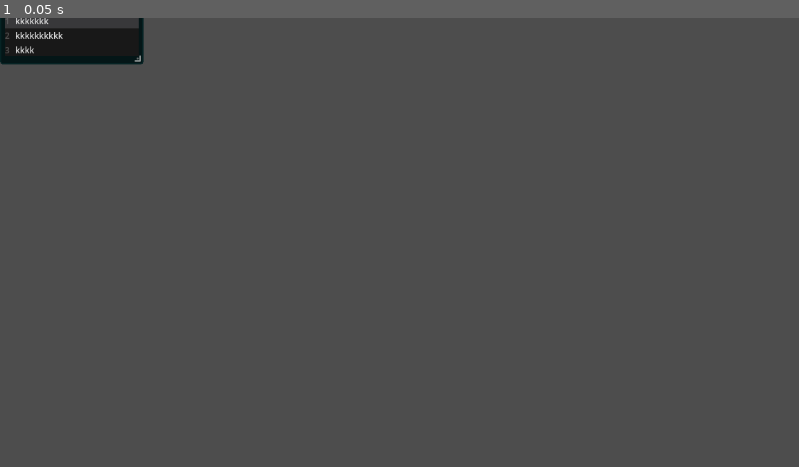
Above: before the commit, frame 1.
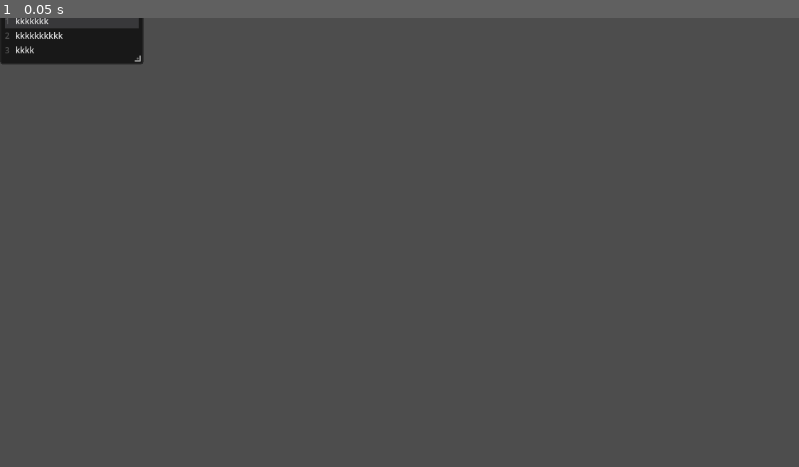
Above: after the commit, the same moment.

Repository: MarageDev/NonLinearCodeEditor-Prototype
Game: Godot game, scene res://Node/SingleCodeNode/SingleCodeNode.tscn
The game is run twice, just before and just after one commit, with the same random seed, the same clock (stepped at 60 frames per second) and the same inputs. This scene is started directly instead of the project's main scene. The engine's default icon, where the game draws it, is replaced by a stand-in: a white triangle on a blue panel in a dark square.
Inputs:
- Up to frame 1 (0.05 s): no input

The runs differ from the first frame. In frame 1, less than 0.1% of the frame differs, in the area x 0-18%, y 0-11%.

Commit message:
Reworking some of the UI

Diff:
--- a/nlce-prototype/Node/SingleCodeNode/RenameNode/rename_node.gd
+++ b/nlce-prototype/Node/SingleCodeNode/RenameNode/rename_node.gd
@@ -4,6 +4,7 @@
 signal text_submitted(new_text)
 var followed_node:Control
 var following_offset:Vector2
+
 func _process(delta: float) -> void:
 	position = followed_node.global_position + following_offset
 
--- a/nlce-prototype/Node/SingleCodeNode/RenameNode/rename_node.tscn
+++ b/nlce-prototype/Node/SingleCodeNode/RenameNode/rename_node.tscn
@@ -31,6 +31,7 @@
 anchor_bottom = 1.0
 grow_horizontal = 2
 grow_vertical = 2
+theme_type_variation = &"LineEditShadow"
 placeholder_text = "New node title"
 
 [connection signal="focus_exited" from="Panel/LineEdit" to="." method="_on_line_edit_focus_exited"]
--- a/nlce-prototype/Node/SingleCodeNode/single_code_node_script.gd
+++ b/nlce-prototype/Node/SingleCodeNode/single_code_node_script.gd
@@ -17,7 +17,7 @@
 	if node_content and code_edit : code_edit.text = node_content
 
 	setup_custom_titlebar(self)
-	set_graphnode_color(Color(randf(),randf(),randf()))
+	#set_graphnode_color(Color(randf(),randf(),randf()))
 func _on_resize_request(new_size: Vector2) -> void:
 	code_edit.scroll_fit_content_height = false
 	code_edit.scroll_fit_content_width = false
--- a/nlce-prototype/Node/Workspace.gd
+++ b/nlce-prototype/Node/Workspace.gd
@@ -86,3 +86,20 @@
 	dynamic_frame.title = "Group " + str(randi_range(0, 999))
 	dynamic_frame.set_framed_nodes(framed_nodes)
 	graph_edit.add_child(dynamic_frame)
+
+
+func _unhandled_input(event):
+	if event is InputEventKey and event.pressed and event.keycode == KEY_C:
+		_handle_color_change()
+
+func _handle_color_change():
+	var selected_nodes:Array = []
+	for i in graph_edit.get_children():
+			if i is GraphCodeNode or i is RectGraphFrame :
+				if i.selected:
+					selected_nodes.append(i)
+
+	var newColorWheel:ColorWheel = preload("res://UI_Elements/ColorWheel/ColorWheel.tscn").instantiate()
+
+	newColorWheel.global_position = get_global_mouse_position() + Vector2(-1.,-1.)*newColorWheel.size/2.
+	add_child(newColorWheel)
--- /dev/null
+++ b/nlce-prototype/UI_Elements/ColorWheel/ColorWheel.tscn
@@ -0,0 +1,74 @@
+[gd_scene load_steps=4 format=3 uid="uid://cvehx0fqmntqy"]
+
+[ext_resource type="Script" uid="uid://d8b28bsgutxf" path="res://UI_Elements/ColorWheel/color_wheel.gd" id="1_mkynd"]
+[ext_resource type="PackedScene" uid="uid://dxnbecqfqiq0t" path="res://color_wheel.tscn" id="2_bqsq1"]
+
+[sub_resource type="StyleBoxFlat" id="StyleBoxFlat_vr0k6"]
+bg_color = Color(0.141176, 0.141176, 0.141176, 1)
+border_width_left = 2
+border_width_top = 2
+border_width_right = 2
+border_width_bottom = 2
+border_color = Color(0.262745, 0.262745, 0.262745, 1)
+corner_radius_top_left = 5
+corner_radius_top_right = 5
+corner_radius_bottom_right = 5
+corner_radius_bottom_left = 5
+shadow_color = Color(0, 0, 0, 0.392157)
+shadow_size = 15
+shadow_offset = Vector2(0, 5)
+
+[node name="ColorWheelNode" type="Control"]
+custom_minimum_size = Vector2(205, 300)
+layout_mode = 3
+anchors_preset = 0
+offset_right = 205.0
+offset_bottom = 265.0
+script = ExtResource("1_mkynd")
+
+[node name="Panel" type="Panel" parent="."]
+layout_mode = 1
+anchors_preset = 15
+anchor_right = 1.0
+anchor_bottom = 1.0
+grow_horizontal = 2
+grow_vertical = 2
+theme_override_styles/panel = SubResource("StyleBoxFlat_vr0k6")
+
+[node name="MarginContainer" type="MarginContainer" parent="Panel"]
+layout_mode = 1
+anchors_preset = 15
+anchor_right = 1.0
+anchor_bottom = 1.0
+grow_horizontal = 2
+grow_vertical = 2
+theme_override_constants/margin_left = 5
+theme_override_constants/margin_top = 5
+theme_override_constants/margin_right = 5
+theme_override_constants/margin_bottom = 5
+
+[node name="VBoxContainer" type="VBoxContainer" parent="Panel/MarginContainer"]
+layout_mode = 2
+
+[node name="ColorWheel" parent="Panel/MarginContainer/VBoxContainer" instance=ExtResource("2_bqsq1")]
+layout_mode = 2
+
+[node name="ScrollContainer" type="ScrollContainer" parent="Panel/MarginContainer/VBoxContainer"]
+layout_mode = 2
+size_flags_vertical = 3
+
+[node name="HFlowContainer" type="HFlowContainer" parent="Panel/MarginContainer/VBoxContainer/ScrollContainer"]
+layout_mode = 2
+size_flags_horizontal = 3
+size_flags_vertical = 3
+last_wrap_alignment = 1
+
+[node name="Button" type="Button" parent="Panel/MarginContainer/VBoxContainer/ScrollContainer/HFlowContainer"]
+custom_minimum_size = Vector2(40, 40)
+layout_mode = 2
+text = "+"
+
+[node name="Button" type="Button" parent="Panel/MarginContainer/VBoxContainer"]
+layout_mode = 2
+theme_type_variation = &"CustomMenuButton"
+text = "Use Color"
--- /dev/null
+++ b/nlce-prototype/UI_Elements/ColorWheel/color_wheel.gd
@@ -0,0 +1,12 @@
+extends Control
+class_name ColorWheel
+@onready var color_wheel: ColorPicker = $Panel/VBoxContainer/MarginContainer/ColorWheel
+
+signal color_changed(new_color)
+
+func _ready() -> void:
+	top_level = true
+
+
+func _on_color_wheel_color_changed(color: Color) -> void:
+	emit_signal("color_changed",color)
--- a/nlce-prototype/UI_Elements/SimpleRectFrame/rect_frame.gd
+++ b/nlce-prototype/UI_Elements/SimpleRectFrame/rect_frame.gd
@@ -92,3 +92,7 @@
 
 func _remove_frame():
 	queue_free()
+
+func set_frame_color(color:Color):
+	tint_color_enabled = true
+	tint_color = Color(color.r,color.g,color.b,120./255.)
--- a/nlce-prototype/UI_Elements/titlebar/titlebar.tscn
+++ b/nlce-prototype/UI_Elements/titlebar/titlebar.tscn
@@ -117,16 +117,19 @@
 [node name="Minimize" type="Button" parent="MarginContainer/HBoxContainer/HBoxContainer2"]
 layout_mode = 2
 size_flags_horizontal = 3
+theme_type_variation = &"StraightCornerButton"
 text = "–"
 
 [node name="Maximize" type="Button" parent="MarginContainer/HBoxContainer/HBoxContainer2"]
 layout_mode = 2
 size_flags_horizontal = 3
+theme_type_variation = &"StraightCornerButton"
 text = "◻"
 
 [node name="Close" type="Button" parent="MarginContainer/HBoxContainer/HBoxContainer2"]
 layout_mode = 2
 size_flags_horizontal = 3
+theme_type_variation = &"StraightCornerButton"
 theme_override_styles/hover = SubResource("StyleBoxFlat_j21xr")
 theme_override_styles/pressed = SubResource("StyleBoxFlat_w2t0d")
 text = "×"
--- /dev/null
+++ b/nlce-prototype/aaaaaaaaaaaa.tscn
@@ -0,0 +1,8 @@
+[gd_scene load_steps=2 format=3 uid="uid://cxfser54s53i"]
+
+[ext_resource type="PackedScene" uid="uid://dsh3gmbxrbjeo" path="res://Node/SingleCodeNode/CustomGraphNodeTitlebar/CustomGraphNodeTitlebar.tscn" id="1_m3pxm"]
+
+[node name="Aaaaaaaaaaaa" type="ColorPicker"]
+
+[node name="CustomGraphNodeTitlebar" parent="." instance=ExtResource("1_m3pxm")]
+layout_mode = 2
--- /dev/null
+++ b/nlce-prototype/color_wheel.tscn
@@ -0,0 +1,10 @@
+[gd_scene format=3 uid="uid://dxnbecqfqiq0t"]
+
+[node name="ColorWheel" type="ColorPicker"]
+color = Color(0.354817, 0.523894, 5.77569e-07, 1)
+edit_alpha = false
+picker_shape = 1
+color_modes_visible = false
+sliders_visible = false
+hex_visible = false
+presets_visible = false
--- /dev/null
+++ b/nlce-prototype/fuckyou.tscn
@@ -0,0 +1,50 @@
+[gd_scene load_steps=2 format=3 uid="uid://dpkvtaof8gdqb"]
+
+[sub_resource type="StyleBoxFlat" id="StyleBoxFlat_6wvfl"]
+bg_color = Color(0.141176, 0.141176, 0.141176, 1)
+border_width_left = 2
+border_width_top = 2
+border_width_right = 2
+border_width_bottom = 2
+border_color = Color(0.262745, 0.262745, 0.262745, 1)
+corner_radius_top_left = 5
+corner_radius_top_right = 5
+corner_radius_bottom_right = 5
+corner_radius_bottom_left = 5
+shadow_color = Color(0, 0, 0, 0.392157)
+shadow_size = 15
+shadow_offset = Vector2(0, 5)
+
+[node name="Fuckyou" type="Control"]
+custom_minimum_size = Vector2(205, 265)
+layout_mode = 3
+anchors_preset = 0
+
+[node name="Panel" type="Panel" parent="."]
+layout_mode = 1
+anchors_preset = 15
+anchor_right = 1.0
+anchor_bottom = 1.0
+grow_horizontal = 2
+grow_vertical = 2
+theme_override_styles/panel = SubResource("StyleBoxFlat_6wvfl")
+
+[node name="MarginContainer" type="MarginContainer" parent="Panel"]
+layout_mode = 1
+anchors_preset = 15
+anchor_right = 1.0
+anchor_bottom = 1.0
+grow_horizontal = 2
+grow_vertical = 2
+theme_override_constants/margin_left = 5
+theme_override_constants/margin_top = 5
+theme_override_constants/margin_right = 5
+theme_override_constants/margin_bottom = 5
+
+[node name="ColorWheel" type="ColorPicker" parent="Panel/MarginContainer"]
+layout_mode = 2
+color = Color(0.354817, 0.523894, 5.77569e-07, 1)
+edit_alpha = false
+picker_shape = 1
+color_modes_visible = false
+sliders_visible = false
--- /dev/null
+++ b/nlce-prototype/jjjjjjjjjjjjjjjj.tscn
@@ -0,0 +1,3 @@
+[gd_scene format=3 uid="uid://dab2ekrmje0hj"]
+
+[node name="Jjjjjjjjjjjjjjjj" type="GraphNode"]
--- a/nlce-prototype/theme.tres
+++ b/nlce-prototype/theme.tres
@@ -1,18 +1,79 @@
-[gd_resource type="Theme" load_steps=25 format=3 uid="uid://0otub1cq8um6"]
+[gd_resource type="Theme" load_steps=32 format=3 uid="uid://0otub1cq8um6"]
+
+[sub_resource type="StyleBoxFlat" id="StyleBoxFlat_wvktn"]
+content_margin_left = 6.0
+content_margin_top = 5.0
+content_margin_right = 6.0
+content_margin_bottom = 5.0
+bg_color = Color(0.130588, 0.130588, 0.130588, 1)
+border_color = Color(0.101569, 0.101569, 0.101569, 1)
+corner_radius_top_left = 3
+corner_radius_top_right = 3
+corner_radius_bottom_right = 3
+corner_radius_bottom_left = 3
+corner_detail = 3
+anti_aliasing = false
+
+[sub_resource type="StyleBoxFlat" id="StyleBoxFlat_e1x85"]
+content_margin_left = 6.0
+content_margin_top = 5.0
+content_margin_right = 6.0
+content_margin_bottom = 5.0
+bg_color = Color(0.116078, 0.116078, 0.116078, 1)
+draw_center = false
+border_width_left = 2
+border_width_top = 2
+border_width_right = 2
+border_width_bottom = 2
+border_color = Color(0.44, 0.73, 0.98, 1)
+corner_radius_top_left = 3
+corner_radius_top_right = 3
+corner_radius_bottom_right = 3
+corner_radius_bottom_left = 3
+corner_detail = 3
+anti_aliasing = false
 
 [sub_resource type="StyleBoxFlat" id="StyleBoxFlat_cjfk0"]
-bg_color = Color(0.6, 0.6, 0.6, 0)
-
-[sub_resource type="StyleBoxFlat" id="StyleBoxFlat_e1x85"]
-bg_color = Color(1, 1, 1, 0.0784314)
-corner_detail = 1
-
-[sub_resource type="StyleBoxFlat" id="StyleBoxFlat_wvktn"]
-bg_color = Color(0.6, 0.6, 0.6, 0)
-corner_detail = 1
+content_margin_left = 6.0
+content_margin_top = 5.0
+content_margin_right = 6.0
+content_margin_bottom = 5.0
+bg_color = Color(1, 1, 1, 0.11)
+border_color = Color(1, 1, 1, 0.05)
+corner_radius_top_left = 3
+corner_radius_top_right = 3
+corner_radius_bottom_right = 3
+corner_radius_bottom_left = 3
+corner_detail = 3
+anti_aliasing = false
 
 [sub_resource type="StyleBoxFlat" id="StyleBoxFlat_vj6dk"]
-bg_color = Color(1, 1, 1, 0.196078)
+content_margin_left = 6.0
+content_margin_top = 5.0
+content_margin_right = 6.0
+content_margin_bottom = 5.0
+bg_color = Color(0.116078, 0.116078, 0.116078, 1)
+border_color = Color(0.101569, 0.101569, 0.101569, 1)
+corner_radius_top_left = 5
+corner_radius_top_right = 5
+corner_radius_bottom_right = 5
+corner_radius_bottom_left = 5
+corner_detail = 3
+anti_aliasing = false
+
+[sub_resource type="StyleBoxFlat" id="StyleBoxFlat_skm8o"]
+content_margin_left = 6.0
+content_margin_top = 5.0
+content_margin_right = 6.0
+content_margin_bottom = 5.0
+bg_color = Color(0.101569, 0.101569, 0.101569, 1)
+border_color = Color(0.101569, 0.101569, 0.101569, 1)
+corner_radius_top_left = 3
+corner_radius_top_right = 3
+corner_radius_bottom_right = 3
+corner_radius_bottom_left = 3
+corner_detail = 3
+anti_aliasing = false
 
 [sub_resource type="StyleBoxEmpty" id="StyleBoxEmpty_wvktn"]
 
@@ -109,6 +170,41 @@
 expand_margin_bottom = 2.0
 
 [sub_resource type="StyleBoxFlat" id="StyleBoxFlat_110ce"]
+bg_color = Color(0.141176, 0.141176, 0.141176, 1)
+border_width_left = 1
+border_width_top = 1
+border_width_right = 1
+border_width_bottom = 1
+border_color = Color(0.262745, 0.262745, 0.262745, 1)
+corner_radius_top_left = 5
+corner_radius_top_right = 5
+corner_radius_bottom_right = 5
+corner_radius_bottom_left = 5
+shadow_color = Color(0, 0, 0, 0.27451)
+
+[sub_resource type="StyleBoxFlat" id="StyleBoxFlat_aaj76"]
+content_margin_left = 4.0
+content_margin_top = 4.0
+content_margin_right = 4.0
+content_margin_bottom = 4.0
+bg_color = Color(1, 1, 1, 0.75)
+draw_center = false
+border_width_left = 2
+border_width_top = 2
+border_width_right = 2
+border_width_bottom = 2
+corner_radius_top_left = 3
+corner_radius_top_right = 3
+corner_radius_bottom_right = 3
+corner_radius_bottom_left = 3
+corner_detail = 5
+expand_margin_left = 2.0
+expand_margin_top = 2.0
+expand_margin_right = 2.0
+expand_margin_bottom = 2.0
+shadow_size = 15
+
+[sub_resource type="StyleBoxFlat" id="StyleBoxFlat_vhp3g"]
 bg_color = Color(0.141176, 0.141176, 0.141176, 1)
 border_width_left = 1
 border_width_top = 1
@@ -156,13 +252,54 @@
 corner_radius_bottom_left = 6
 corner_detail = 18
 
+[sub_resource type="StyleBoxFlat" id="StyleBoxFlat_hqigj"]
+content_margin_left = 6.0
+content_margin_top = 5.0
+content_margin_right = 6.0
+content_margin_bottom = 5.0
+bg_color = Color(0.116078, 0.116078, 0.116078, 1)
+draw_center = false
+border_width_left = 2
+border_width_top = 2
+border_width_right = 2
+border_width_bottom = 2
+border_color = Color(0.8, 0.8, 0.8, 0)
+corner_detail = 1
+anti_aliasing = false
+
+[sub_resource type="StyleBoxFlat" id="StyleBoxFlat_pvf4r"]
+content_margin_left = 6.0
+content_margin_top = 5.0
+content_margin_right = 6.0
+content_margin_bottom = 5.0
+bg_color = Color(1, 1, 1, 0.11)
+border_color = Color(1, 1, 1, 0.05)
+corner_detail = 1
+anti_aliasing = false
+
+[sub_resource type="StyleBoxEmpty" id="StyleBoxEmpty_e1x85"]
+
+[sub_resource type="StyleBoxFlat" id="StyleBoxFlat_ybu1x"]
+content_margin_left = 6.0
+content_margin_top = 5.0
+content_margin_right = 6.0
+content_margin_bottom = 5.0
+bg_color = Color(0.101569, 0.101569, 0.101569, 1)
+border_color = Color(0.101569, 0.101569, 0.101569, 1)
+corner_detail = 1
+anti_aliasing = false
+
 [resource]
-Button/styles/focus = SubResource("StyleBoxFlat_cjfk0")
-Button/styles/hover = SubResource("StyleBoxFlat_e1x85")
-Button/styles/normal = SubResource("StyleBoxFlat_wvktn")
-Button/styles/pressed = SubResource("StyleBoxFlat_vj6dk")
+Button/styles/disabled = SubResource("StyleBoxFlat_wvktn")
+Button/styles/focus = SubResource("StyleBoxFlat_e1x85")
+Button/styles/hover = SubResource("StyleBoxFlat_cjfk0")
+Button/styles/normal = SubResource("StyleBoxFlat_vj6dk")
+Button/styles/pressed = SubResource("StyleBoxFlat_skm8o")
 CodeEdit/styles/focus = SubResource("StyleBoxEmpty_wvktn")
 CodeEdit/styles/normal = SubResource("StyleBoxFlat_mihib")
+ColorPicker/constants/center_slider_grabbers = 6
+ColorPicker/constants/sv_height = 128
+ColorPicker/constants/sv_width = 128
 CustomMenuButton/base_type = &"Button"
 CustomMenuButton/styles/disabled = SubResource("StyleBoxFlat_6cw85")
 CustomMenuButton/styles/focus = SubResource("StyleBoxFlat_504p6")
@@ -182,6 +319,10 @@
 LineEdit/font_sizes/font_size = 13
 LineEdit/styles/focus = SubResource("StyleBoxFlat_wdt2l")
 LineEdit/styles/normal = SubResource("StyleBoxFlat_110ce")
+LineEditShadow/base_type = &"LineEdit"
+LineEditShadow/font_sizes/font_size = 13
+LineEditShadow/styles/focus = SubResource("StyleBoxFlat_aaj76")
+LineEditShadow/styles/normal = SubResource("StyleBoxFlat_vhp3g")
 MenuButton/font_sizes/font_size = 13
 MenuButton/styles/focus = SubResource("StyleBoxFlat_mworl")
 MenuButton/styles/hover = SubResource("StyleBoxFlat_ndmpe")
@@ -194,3 +335,8 @@
 PopupMenu/font_sizes/font_size = 13
 PopupMenu/styles/hover = SubResource("StyleBoxFlat_3n26i")
 PopupMenu/styles/panel = SubResource("StyleBoxFlat_i1e0v")
+StraightCornerButton/base_type = &"Button"
+StraightCornerButton/styles/focus = SubResource("StyleBoxFlat_hqigj")
+StraightCornerButton/styles/hover = SubResource("StyleBoxFlat_pvf4r")
+StraightCornerButton/styles/normal = SubResource("StyleBoxEmpty_e1x85")
+StraightCornerButton/styles/pressed = SubResource("StyleBoxFlat_ybu1x")
Not shown, added: nlce-prototype/UI_Elements/ColorWheel/color_wheel.gd.uid
